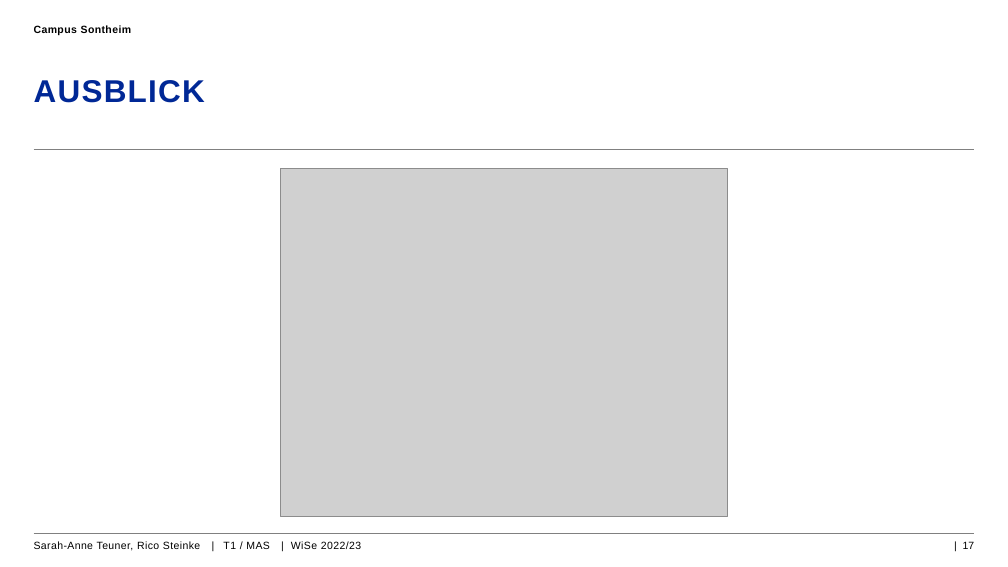
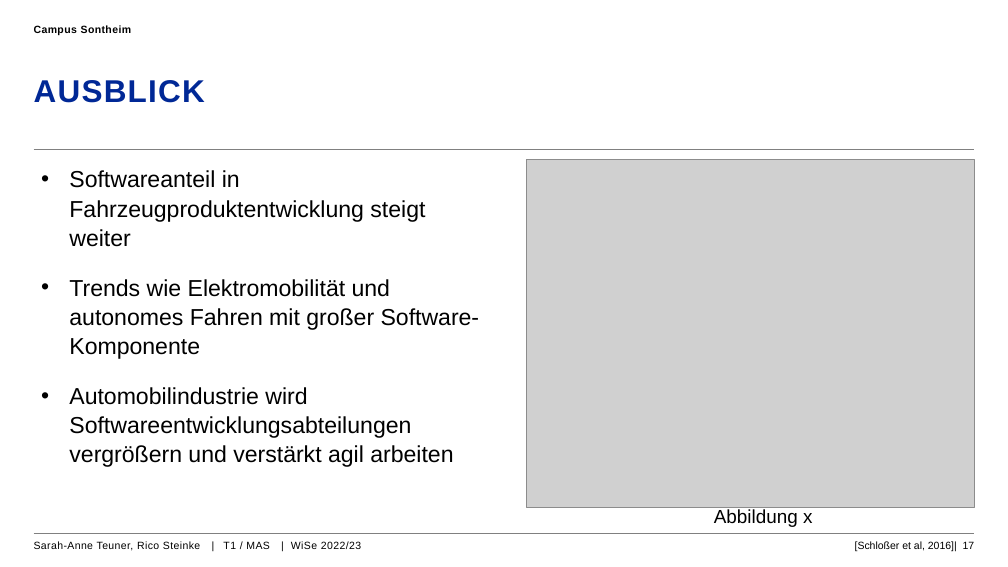
Before and after one commit to rico227/pgpe, a slide deck: slide 17 of Agile_Softwareentwicklung_Automotive_PGPE_rico.pptx. Drawn at 1008x567 pixels with LibreOffice and Linux fonts; fonts in the diff are those of the drawing; grey boxes stand for pictures; background and template pictures are left out. Boxes give left, top, right and bottom in pixels: in the first picture for what was removed or moved away, otherwise in the second. Text is boxed around its words. In the diff, an @@ line names an element or a change of style, - is before the commit and + after.

Commit message:
ausblick

```diff
--- a/Agile_Softwareentwicklung_Automotive_PGPE_rico.pptx
+++ b/Agile_Softwareentwicklung_Automotive_PGPE_rico.pptx
@@ text added at (x1=69, y1=170, x2=480, y2=467), 22 pt, text #000000 @@
+• Softwareanteil in Fahrzeugproduktentwicklung steigt weiter
+• Trends wie Elektromobilität und autonomes Fahren mit großer Software-Komponente
+• Automobilindustrie wird Softwareentwicklungsabteilungen vergrößern und verstärkt agil arbeiten
@@ picture moved from (x1=281, y1=168, x2=728, y2=516) to (x1=527, y1=160, x2=975, y2=507) @@
@@ text added at (x1=714, y1=509, x2=812, y2=527), 18 pt, text #000000 @@
+Abbildung x
@@ text at (x1=855, y1=541, x2=975, y2=552): text changed @@
-| 17
+[Schloßer et al, 2016]| 17
```
Also in this commit, not shown: 1 other slide changed, 1 slide added, 3 other files.
